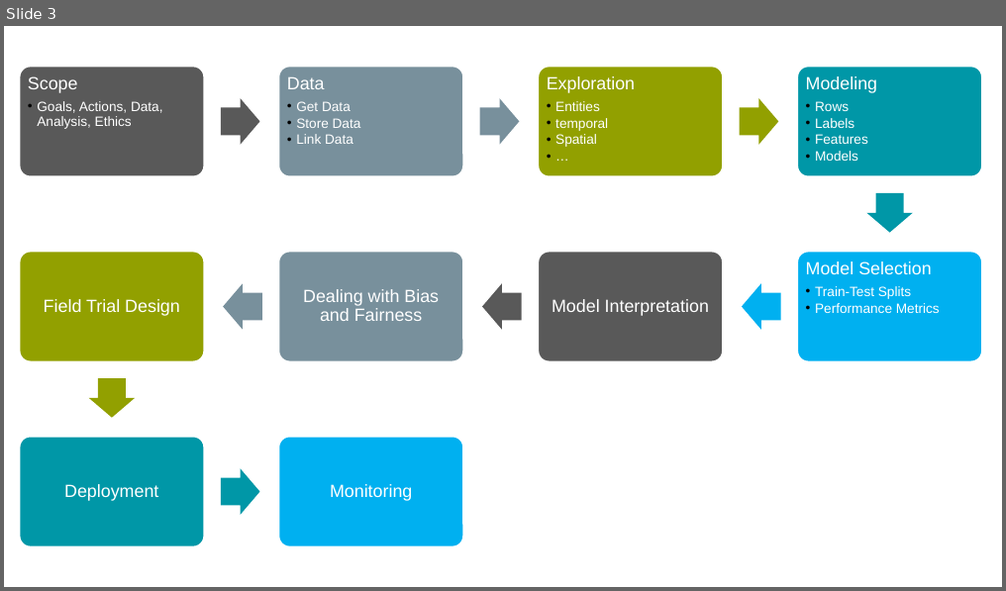
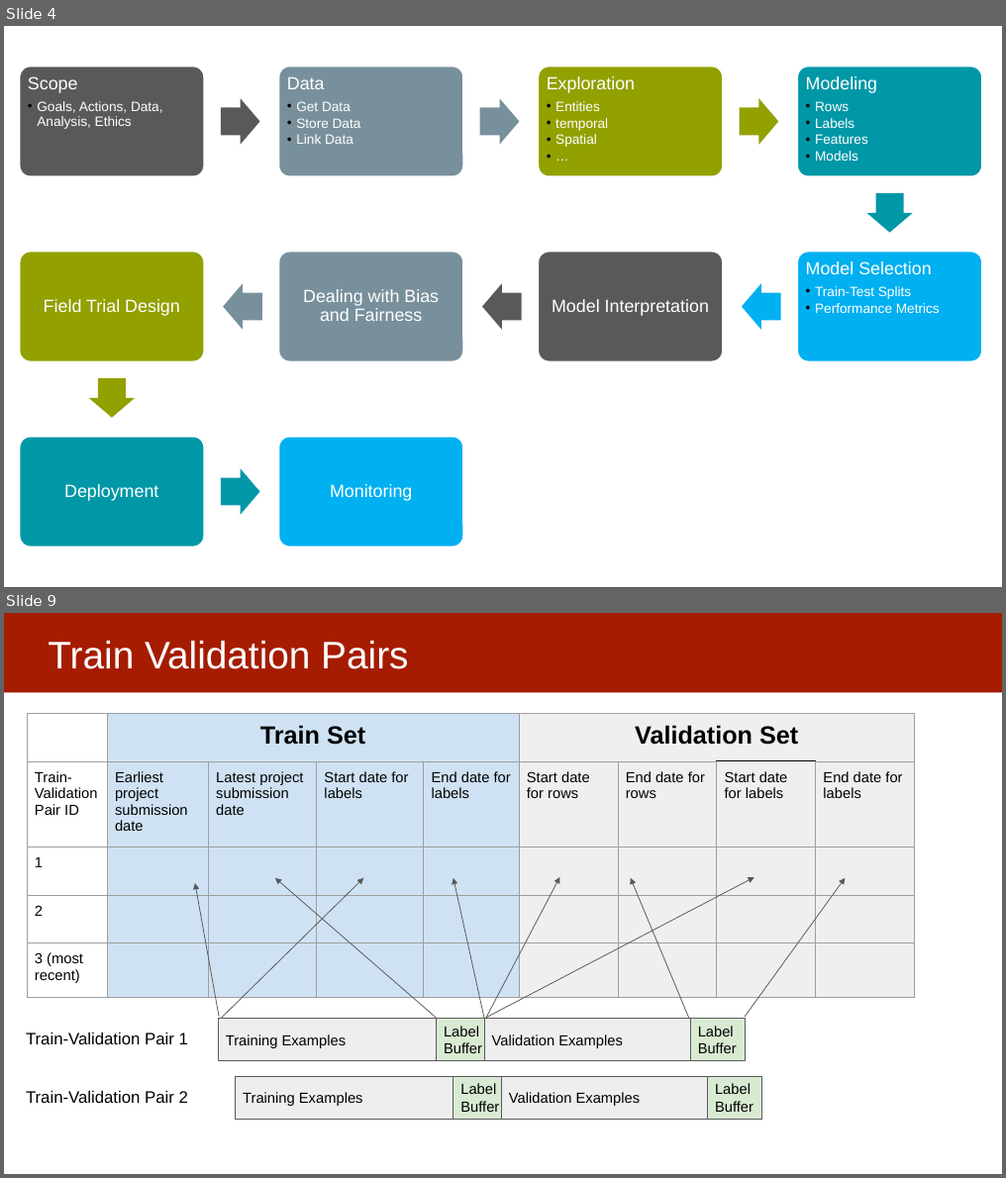
Before and after one commit to dssg/MLinPractice, a slide deck: Lectures/Lecture11-Module1Review.pptx. Shown one above the other, each under a label of ours: slide 3 before the commit, slides 4 and 9 after it; the slides between them are not shown. The pictures are 1006x591 and 1006x1178 pixels, drawn with LibreOffice and Linux fonts; fonts in the diff are those of the drawing. Boxes give left, top, right and bottom in pixels: in the first picture for what was removed or moved away, otherwise in the second. Text is boxed around its words. In the diff, an @@ line names an element or a change of style, - is before the commit and + after.

```diff
--- a/Lectures/Lecture11-Module1Review.pptx
+++ b/Lectures/Lecture11-Module1Review.pptx
@@ slide 9 added at [4, 613, 1002, 1174], background #FFFFFF @@
@@ rectangle added at [4, 613, 1002, 692], fill #A61C00 @@
@@ title added at [48, 641, 408, 669], 37 pt, text #FFFFFF @@
+Train Validation Pairs
@@ table added at [27, 713, 915, 1004], 5 rows, 9 columns @@
+ | Train Set |  |  |  | Validation Set |  |  | 
+Train-Validation Pair ID | Earliest project submission date | Latest project submission date | Start date for labels | End date for labels | Start date for rows | End date for rows | Start date for labels | End date for labels
+1 |  |  |  |  |  |  |  | 
+2 |  |  |  |  |  |  |  | 
+3 (most recent) |  |  |  |  |  |  |  | 
@@ arrow added from (221, 1018) to (364, 878), #595959 0.75 pt @@
@@ arrow added from (436, 1018) to (275, 878), #595959 0.75 pt @@
@@ arrow added from (484, 1019) to (453, 878), #595959 0.75 pt @@
@@ arrow added from (484, 1019) to (754, 877), #595959 0.75 pt @@
@@ arrow added from (487, 1017) to (560, 877), #595959 0.75 pt @@
@@ arrow added from (689, 1018) to (631, 878), #595959 0.75 pt @@
@@ arrow added from (746, 1017) to (846, 878), #595959 0.75 pt @@
@@ arrow added from (219, 1017) to (195, 883), #595959 0.75 pt @@
@@ rectangle added at [218, 1019, 442, 1061], fill #EEEEEE, outline #595959 0.75 pt, 14 pt, text #000000 @@
+Training Examples
@@ rectangle added at [436, 1019, 491, 1061], fill #D9EAD3, outline #595959 0.75 pt, 14 pt, text #000000 @@
+Label Buffer
@@ rectangle added at [484, 1019, 708, 1061], fill #EEEEEE, outline #595959 0.75 pt, 14 pt, text #000000 @@
+Validation Examples
@@ rectangle added at [690, 1019, 746, 1061], fill #D9EAD3, outline #595959 0.75 pt, 14 pt, text #000000 @@
+Label Buffer
@@ text added at [26, 1033, 188, 1045], 16 pt, text #000000 @@
+Train-Validation Pair 1
@@ rectangle added at [236, 1076, 458, 1119], fill #EEEEEE, outline #595959 0.75 pt, 14 pt, text #000000 @@
+Training Examples
@@ rectangle added at [453, 1076, 508, 1119], fill #D9EAD3, outline #595959 0.75 pt, 14 pt, text #000000 @@
+Label Buffer
@@ rectangle added at [502, 1076, 725, 1119], fill #EEEEEE, outline #595959 0.75 pt, 14 pt, text #000000 @@
+Validation Examples
@@ rectangle added at [708, 1076, 762, 1119], fill #D9EAD3, outline #595959 0.75 pt, 14 pt, text #000000 @@
+Label Buffer
@@ text added at [26, 1091, 188, 1103], 16 pt, text #000000 @@
+Train-Validation Pair 2
@@ what was slide 3 is now slide 4 @@
```
Also in this commit, not shown: 2 slides changed, 17 other slides added.
